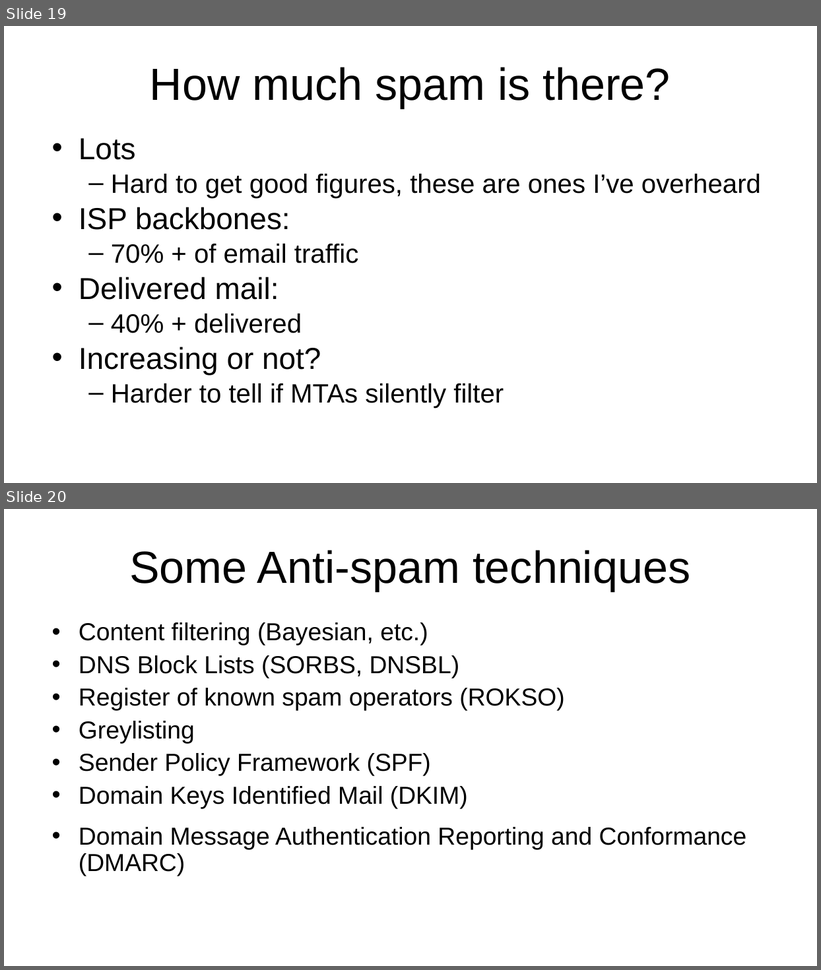
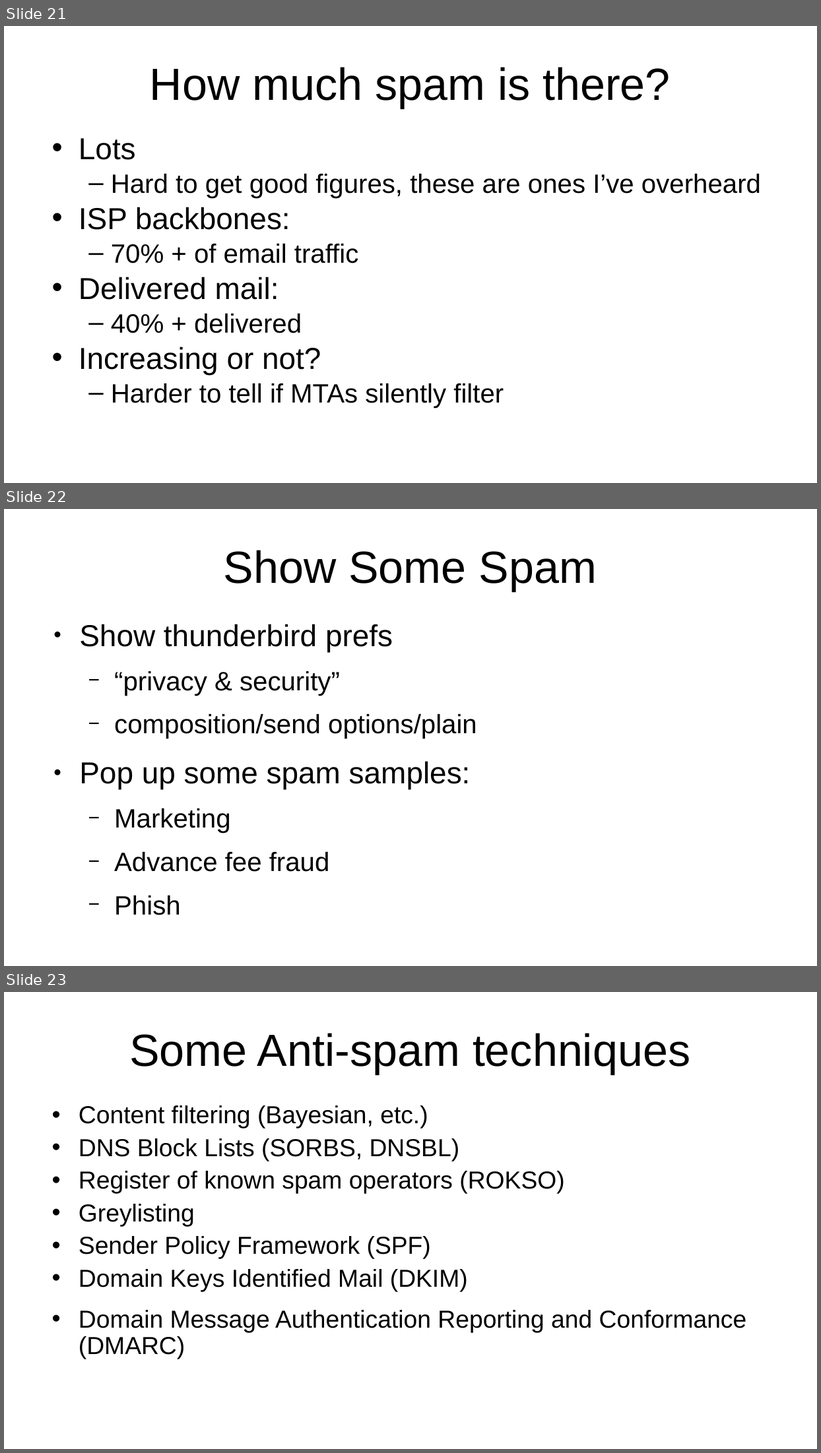
Before and after one commit to sftcd/witidtm, a slide deck: lectures/2020-2021/800-mail.odp. Shown one above the other, each under a label of ours: slides 19 and 20 before the commit, slides 21, 22 and 23 after it. The pictures are 821x970 and 821x1453 pixels, drawn with LibreOffice and Linux fonts; fonts in the diff are those of the drawing. Boxes give left, top, right and bottom in pixels: in the first picture for what was removed or moved away, otherwise in the second. Text is boxed around its words. In the diff, an @@ line names an element or a change of style, - is before the commit and + after.

Commit message:
coupla more spam slides

```diff
--- a/lectures/2020-2021/800-mail.odp
+++ b/lectures/2020-2021/800-mail.odp
@@ slide 22 added at (4,509,817,966), background #FFFFFF @@
@@ title added at (224,550,597,591), 44 pt, text #000000 @@
+Show Some Spam
@@ text added at (79,624,477,872), 25.9 pt, text #000000 @@
+● Show thunderbird prefs
+  − “privacy & security”
+  − composition/send options/plain
+● Pop up some spam samples:
+  − Marketing
+  − Advance fee fraud
+  − Phish
@@ what was slide 19 is now slide 21 @@
@@ what was slide 20 is now slide 23 @@
```
Also in this commit, not shown: 1 slide changed, 2 other slides added, 1 other file.
